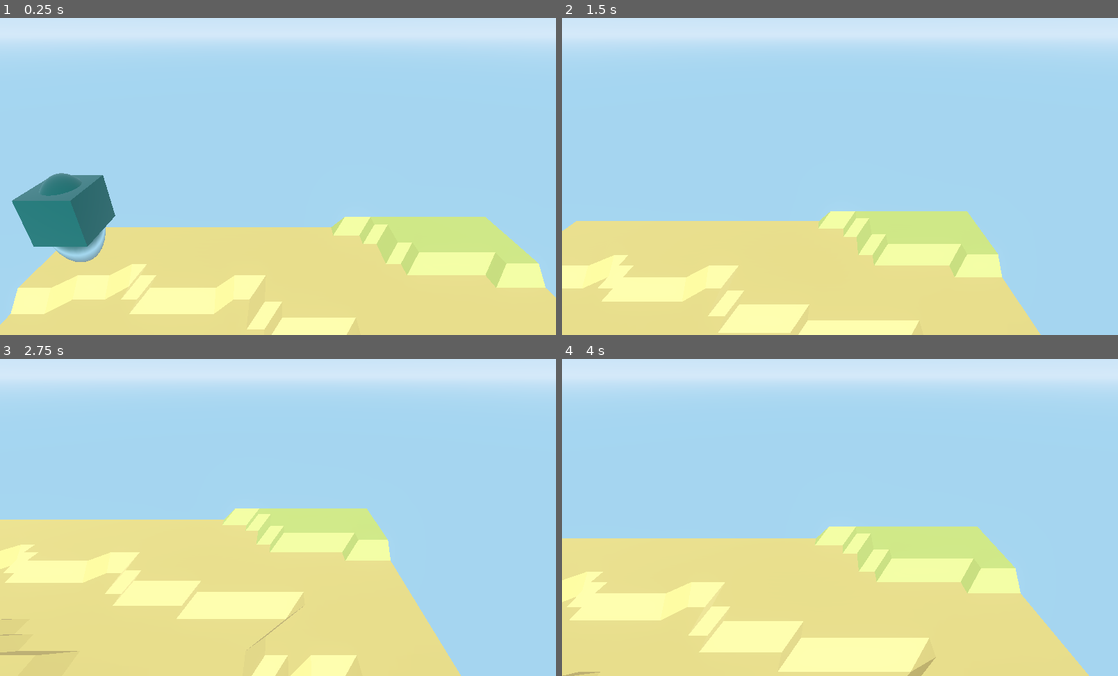
Above: before the commit, frames 1-4 (two rows, left to right).
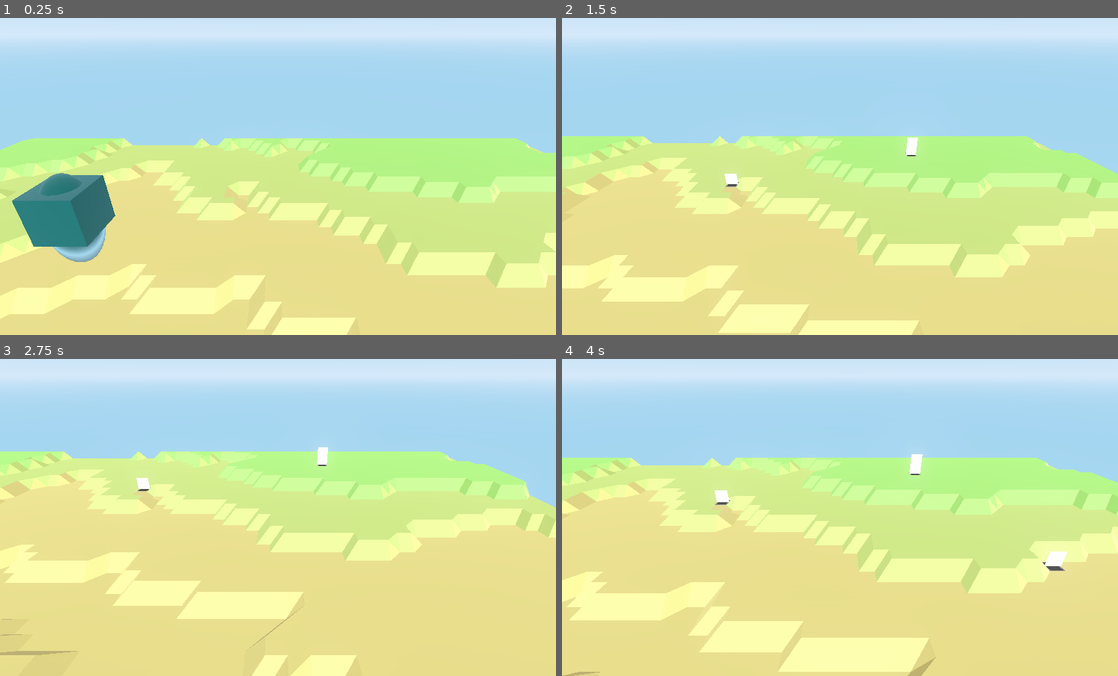
Above: after the commit, the same moments.

Repository: magnetenstad/High-Castle
Game: Godot game, scene res://SceneMain/Main.tscn
The game is run twice, just before and just after one commit, with the same random seed, the same clock (stepped at 60 frames per second) and the same inputs.
Inputs (mouse positions are in pixels of both pictures, inside the frame that each line leads up to):
- Up to frame 1 (0.25 s): no input
- Up to frame 2 (1.5 s): move the mouse to (962, 157) at 0.52 s; hold D 0.53-1.28 s; hold Shift 0.53-1.28 s; click (962, 157) at 0.67 s; tap Space at 0.77 s; move the mouse to (728, 189) at 1.27 s; hold S from 1.28 s (still down); tap Shift at 1.35 s; click (728, 189) at 1.42 s
- Up to frame 3 (2.75 s): tap Space at 1.52 s; move the mouse to (333, 441) at 2.02 s; release S at 2.03 s; hold D from 2.03 s (still down); hold Q from 2.03 s (still down); click (333, 441) at 2.17 s; tap Shift at 2.3 s
- Up to frame 4 (4 s): move the mouse to (812, 577) at 2.77 s; release D at 2.78 s; release Q at 2.78 s; hold W 2.78-3.53 s; tap E at 2.85 s; click (812, 577) at 2.92 s; tap Space at 3.02, 3.77 s; tap Shift at 3.05 s; move the mouse to (1006, 561) at 3.52 s; hold A from 3.53 s (still down); hold Shift from 3.53 s (still down); click (1006, 561) at 3.67 s

The runs differ from the first frame. In frame 1, 26% of the frame differs, in the area x 0-100%, y 37-97%; in frame 2, 32%, in the area x 0-100%, y 37-100%; in frame 3, 31%; in frame 4, 30%.

Commit message:
Made terrainSize a variable

Diff:
--- a/Game/SceneMain/World.gd
+++ b/Game/SceneMain/World.gd
@@ -4,15 +4,17 @@
 var noiseHeight = []
 var lastUpdateTimer = 0
 
+var terrainSize = 64
+
 func _ready():
-	for i in range(32+1):
+	for i in range(terrainSize+1):
 		offset.append([])
-		for j in range(32+1):
+		for j in range(terrainSize+1):
 			offset[i] += [0]
 
-	for i in range(32+1):
+	for i in range(terrainSize+1):
 		noiseHeight.append([])
-		for j in range(32+1):
+		for j in range(terrainSize+1):
 			noiseHeight[i] += [0]
 	GenerateMesh()
 
@@ -26,9 +28,9 @@
 	if(result.empty()):
 		return
 	result.position.y += 1
-	result.position.x = round(result.position.x) + 17
-	result.position.y = round(result.position.y) + 17
-	result.position.z = round(result.position.z) + 17
+	result.position.x = round(result.position.x) + terrainSize / 2 + 1
+	result.position.y = round(result.position.y) + terrainSize / 2 + 1
+	result.position.z = round(result.position.z) + terrainSize / 2 + 1
 
 	if(n > 0):
 		var lowestNeighbor = min(
@@ -76,7 +78,7 @@
 	noise.octaves = 6
 
 	var plane_mesh = PlaneMesh.new()
-	plane_mesh.size = Vector2(32, 32)
+	plane_mesh.size = Vector2(terrainSize, terrainSize)
 	plane_mesh.subdivide_depth = plane_mesh.size.x-1
 	plane_mesh.subdivide_width = plane_mesh.size.x-1
 
